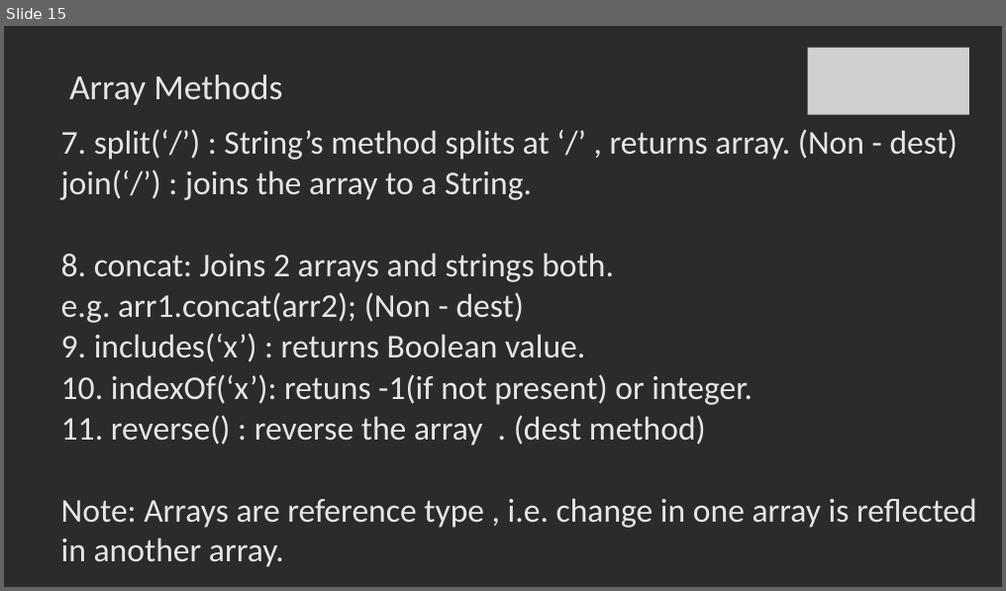
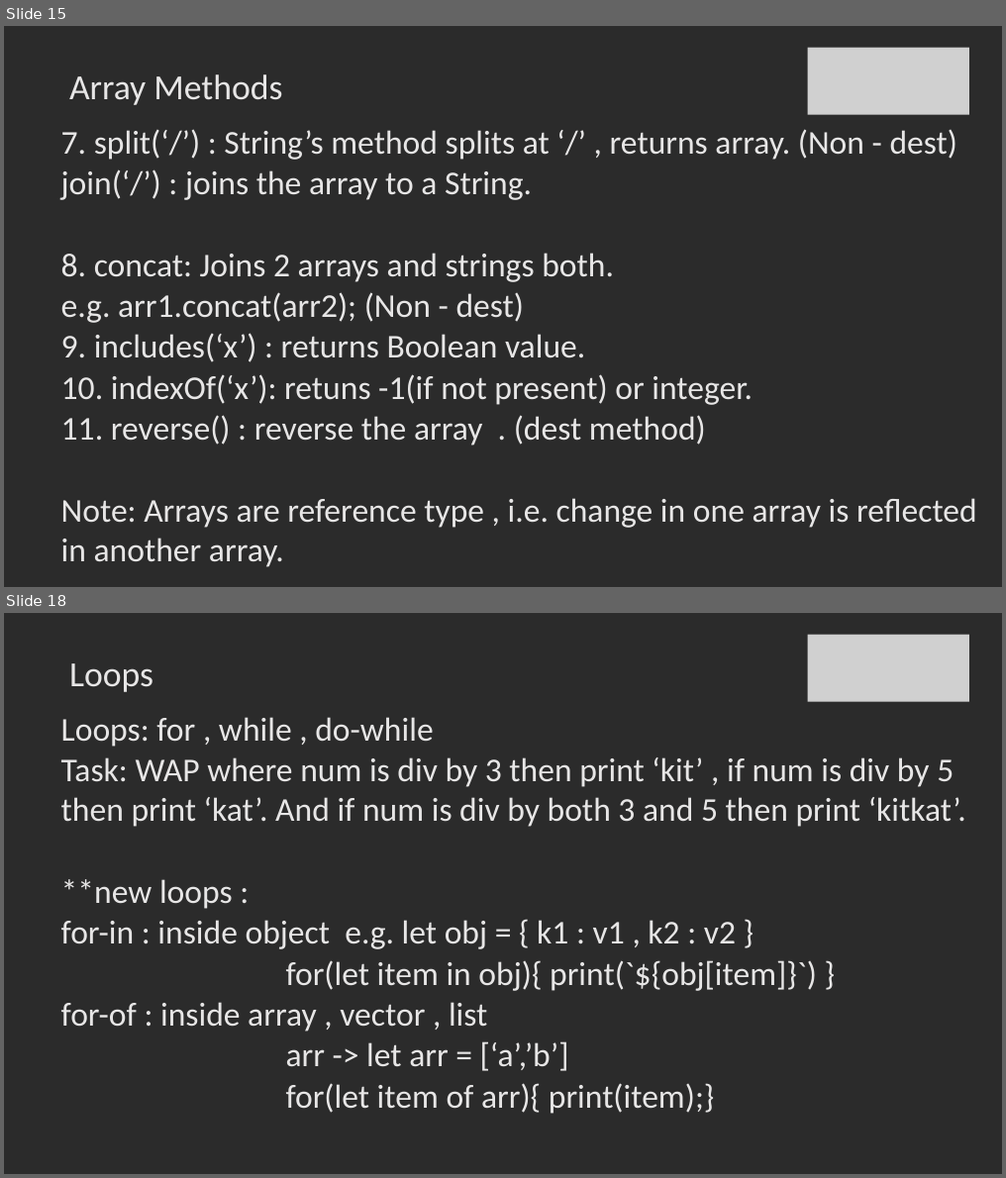
Before and after one commit to SachinBarpanda/WebDevGla, a slide deck: JS.pptx. Shown one above the other, each under a label of ours: slide 15 before the commit, slides 15 and 18 after it; the slides between them are not shown. The pictures are 1006x591 and 1006x1178 pixels, drawn with LibreOffice and Linux fonts; fonts in the diff are those of the drawing; grey boxes stand for pictures; background and template pictures are left out; a plain dark background stands for a picture behind light text. Boxes give left, top, right and bottom in pixels: in the first picture for what was removed or moved away, otherwise in the second. Text is boxed around its words. In the diff, an @@ line names an element or a change of style, - is before the commit and + after.

```diff
--- a/JS.pptx
+++ b/JS.pptx
@@ slide 18 added at (x1=4, y1=613, x2=1002, y2=1174), background picture (left out) @@
@@ picture added at (x1=807, y1=635, x2=969, y2=702) @@
@@ title added at (x1=69, y1=663, x2=153, y2=692), 34 pt, text #E7E6E6 @@
+Loops
@@ text added at (x1=61, y1=717, x2=966, y2=1114), 32 pt, text #E7E6E6 @@
+Loops: for , while , do-while
+Task: WAP where num is div by 3 then print ‘kit’ , if num is div by 5 then print ‘kat’. And if num is div by both 3 and 5 then print ‘kitkat’.
+**new loops :
+for-in : inside object e.g. let obj = { k1 : v1 , k2 : v2 }
+for(let item in obj){ print(`${obj[item]}`) }
+for-of : inside array , vector , list
+arr -> let arr = [‘a’,’b’]
+for(let item of arr){ print(item);}
```
Also in this commit, not shown: 12 other slides added, 43 other files.
